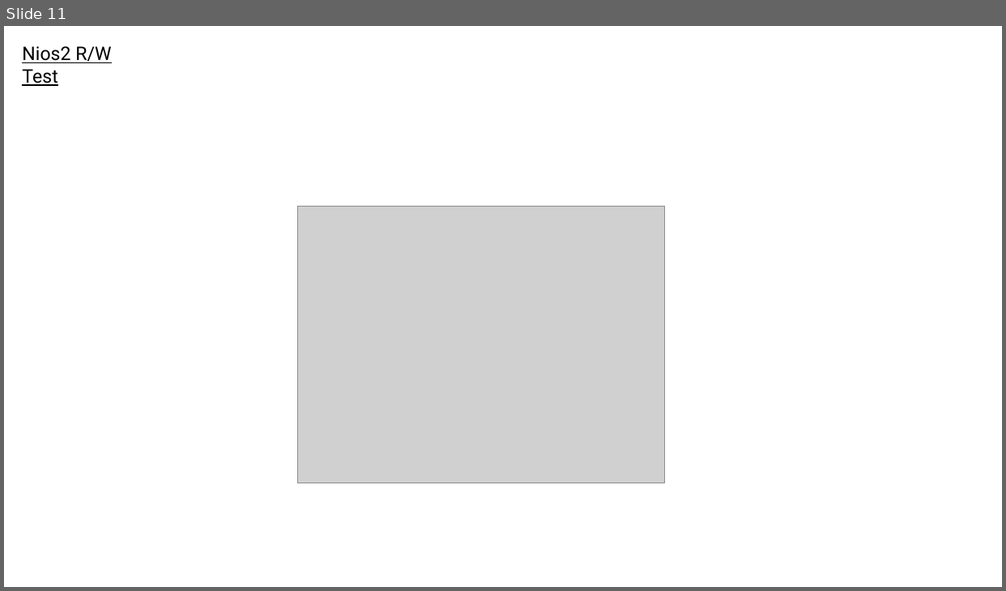
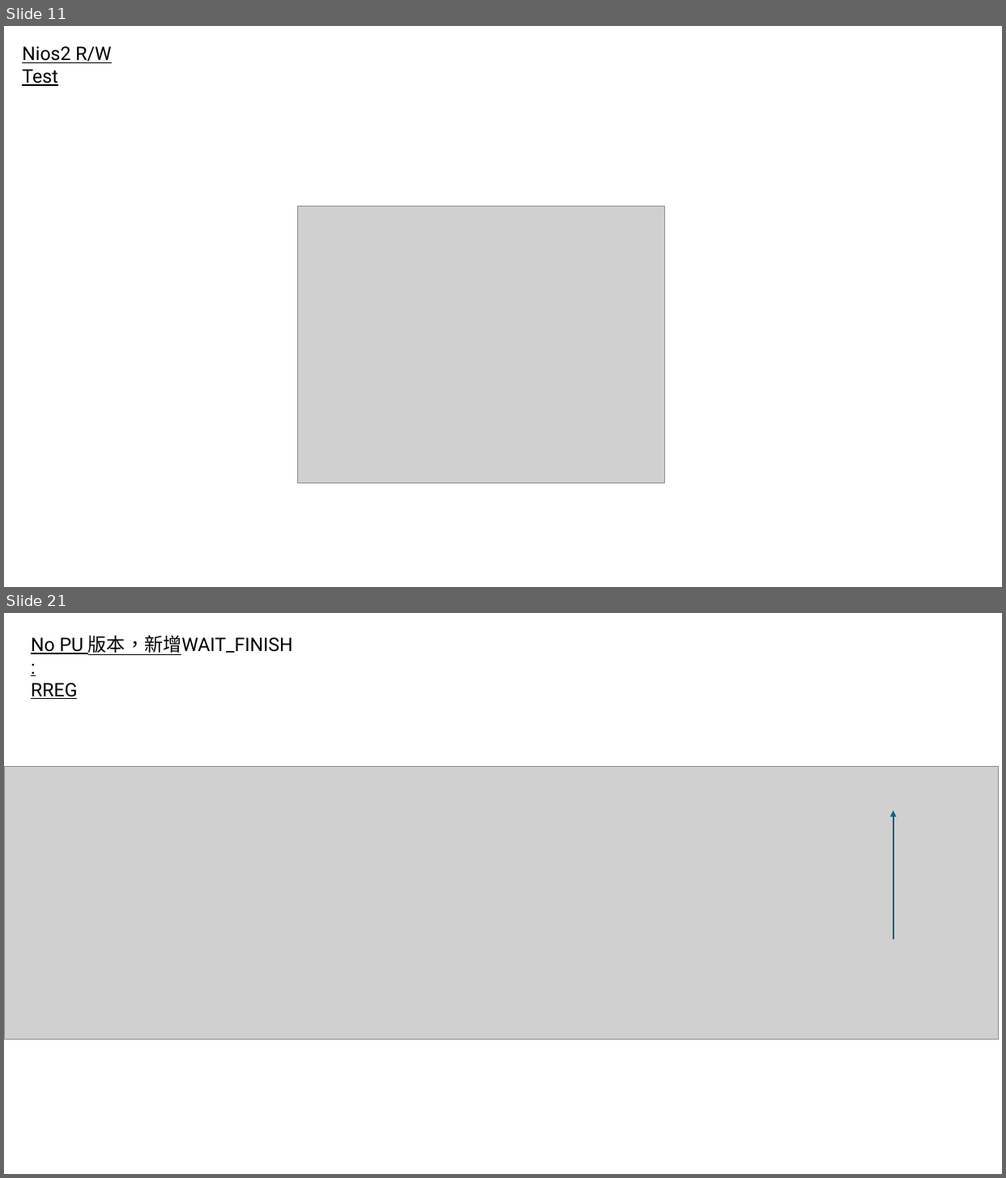
Before and after one commit to adamShiau/adamShiau_FPGA, a slide deck: intel_IP/IRIS/HW_IP/Interface/I2C/V1/I2C_ADXL357.pptx. Shown one above the other, each under a label of ours: slide 11 before the commit, slides 11 and 21 after it; the slides between them are not shown. The pictures are 1006x591 and 1006x1178 pixels, drawn with LibreOffice and Linux fonts; fonts in the diff are those of the drawing; grey boxes stand for pictures. Boxes give left, top, right and bottom in pixels: in the first picture for what was removed or moved away, otherwise in the second. Text is boxed around its words. In the diff, an @@ line names an element or a change of style, - is before the commit and + after.

```diff
--- a/intel_IP/IRIS/HW_IP/Interface/I2C/V1/I2C_ADXL357.pptx
+++ b/intel_IP/IRIS/HW_IP/Interface/I2C/V1/I2C_ADXL357.pptx
@@ slide 21 added at <box>4,613,1002,1174</box>, background #FFFFFF @@
@@ text added at <box>31,635,293,699</box>, 18 pt, text #000000, underline @@
+No PU 版本，新增WAIT_FINISH :
+RREG
@@ picture added at <box>4,766,999,1040</box> @@
@@ arrow added from (893, 939) to (893, 811), #156082 1.5 pt @@
```
Also in this commit, not shown: 11 other slides added, 6 slides removed, 20 other files.
